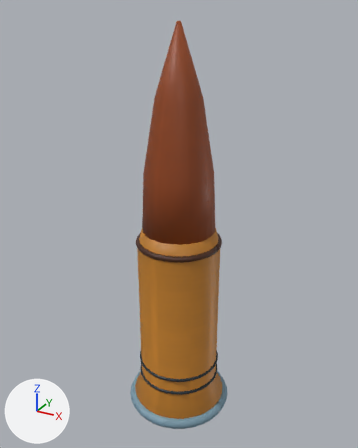
Before and after pictures for a commit that changed the FBX model Assets/Export/Environment/SM_bullet_round.fbx.
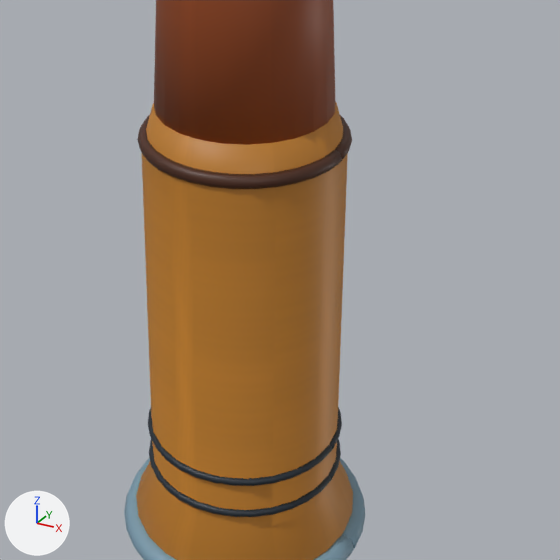
Old and new are each drawn whole from a 50 mm camera at (0.129, -0.235, 0.148) aimed at (-0.002, 0.004, 0.028) and again close up on the part from 22% to 85% of the width and 42% to 92% of the height. Arrows for +X, +Y and +Z are at lower left; the lights stay in place. The older version's two pictures come first.

Names of what the first close-up shows: 'SM_bullet_round'.
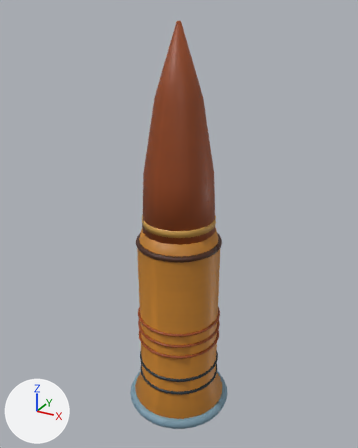
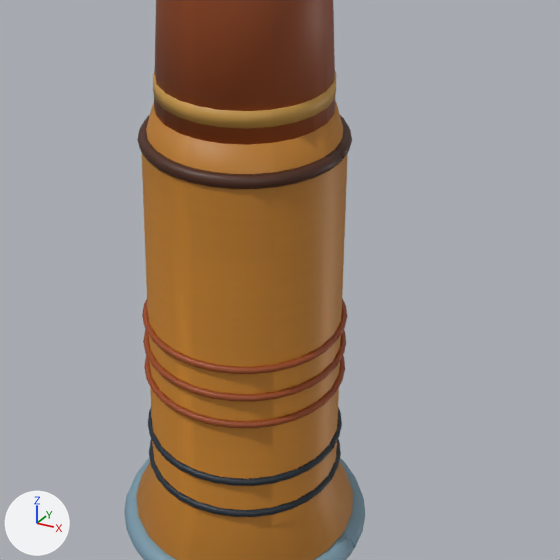
Location of each change, (x1, y1, x2, y2) in pixels of the close-ups (560 x 560 px):
part 1 of me_single_brass_cartridge, added
    after: (144, 355, 345, 428)
part 2 of me_single_brass_cartridge, added
    after: (143, 329, 346, 401)
part 3 of me_single_brass_cartridge, added
    after: (142, 298, 347, 374)
part 4 of me_single_brass_cartridge, added (brown)
    after: (153, 71, 336, 129)

Diff of the bpy script that builds the scene:
```diff
--- a/Assets/Export/Environment/SM_bullet_round.fbx.py
+++ b/Assets/Export/Environment/SM_bullet_round.fbx.py
@@ mat_m_riftglow @@
+mat_m_riftglow = bpy.data.materials.new('M_RiftGlow')
+# uses the picture img_t_riftatlas_basecolor_png
+# uses the picture img_t_riftatlas_normal_png
@@ me_single_brass_cartridge @@
 # used by ob_sm_bullet_round; location = (0.0, 0.0, 0.0)
-me_single_brass_cartridge.from_pydata(...)  # 1386 vertices, 1332 faces; spans x -0.033..0.033, y -0.033..0.033, z -0.105..0.141
+me_single_brass_cartridge.from_pydata(...)  # 2534 vertices, 2418 faces; spans x -0.033..0.033, y -0.033..0.033, z -0.105..0.141
+# me_single_brass_cartridge part 1: the loose piece of 264 vertices spanning x -0.026..0.026, y -0.026..0.026, z -0.066..-0.064 is copied, and the copy is moved by (0.0, 0.0, 0.018); it spans x -0.026..0.026, y -0.026..0.026, z -0.048..-0.046
+# me_single_brass_cartridge part 2: the loose piece of 264 vertices spanning x -0.026..0.026, y -0.026..0.026, z -0.066..-0.064 is copied, and the copy is moved by (0.0, 0.0, 0.026); it spans x -0.026..0.026, y -0.026..0.026, z -0.04..-0.038
+# me_single_brass_cartridge part 3: the loose piece of 264 vertices spanning x -0.026..0.026, y -0.026..0.026, z -0.066..-0.064 is copied, and the copy is moved by (0.0, 0.0, 0.034); it spans x -0.026..0.026, y -0.026..0.026, z -0.032..-0.03
+# me_single_brass_cartridge part 4: a new loose piece, a 24-sided cylinder along z spanning x -0.0217..0.0217, y -0.0217..0.0217, z 0.031..0.035, in mat_m_riftsurface
+# other edits to the shape of me_single_brass_cartridge do not show in these pictures
 me_single_brass_cartridge.materials.append(mat_m_riftsurface)
+me_single_brass_cartridge.materials.append(mat_m_riftglow)
```
